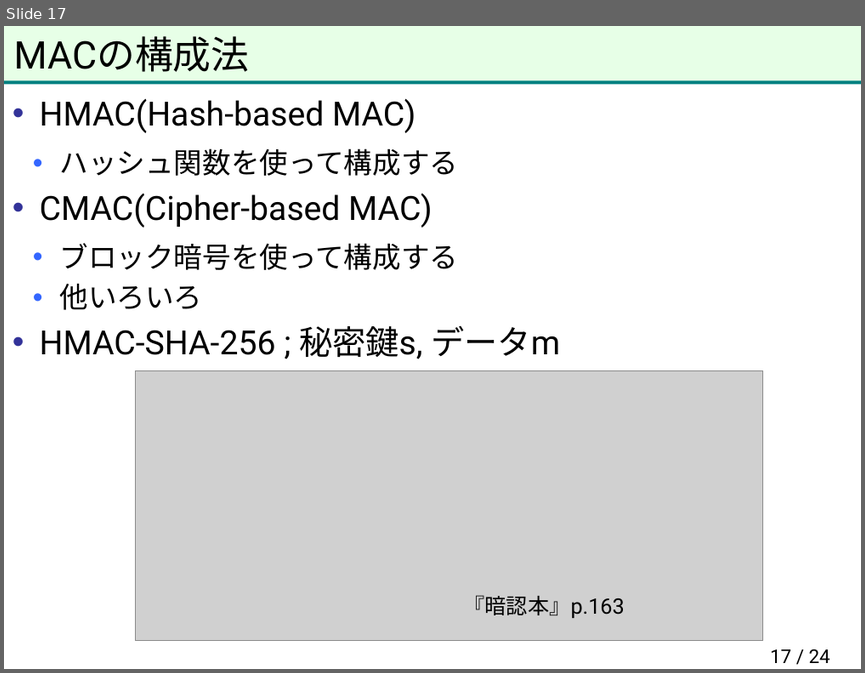
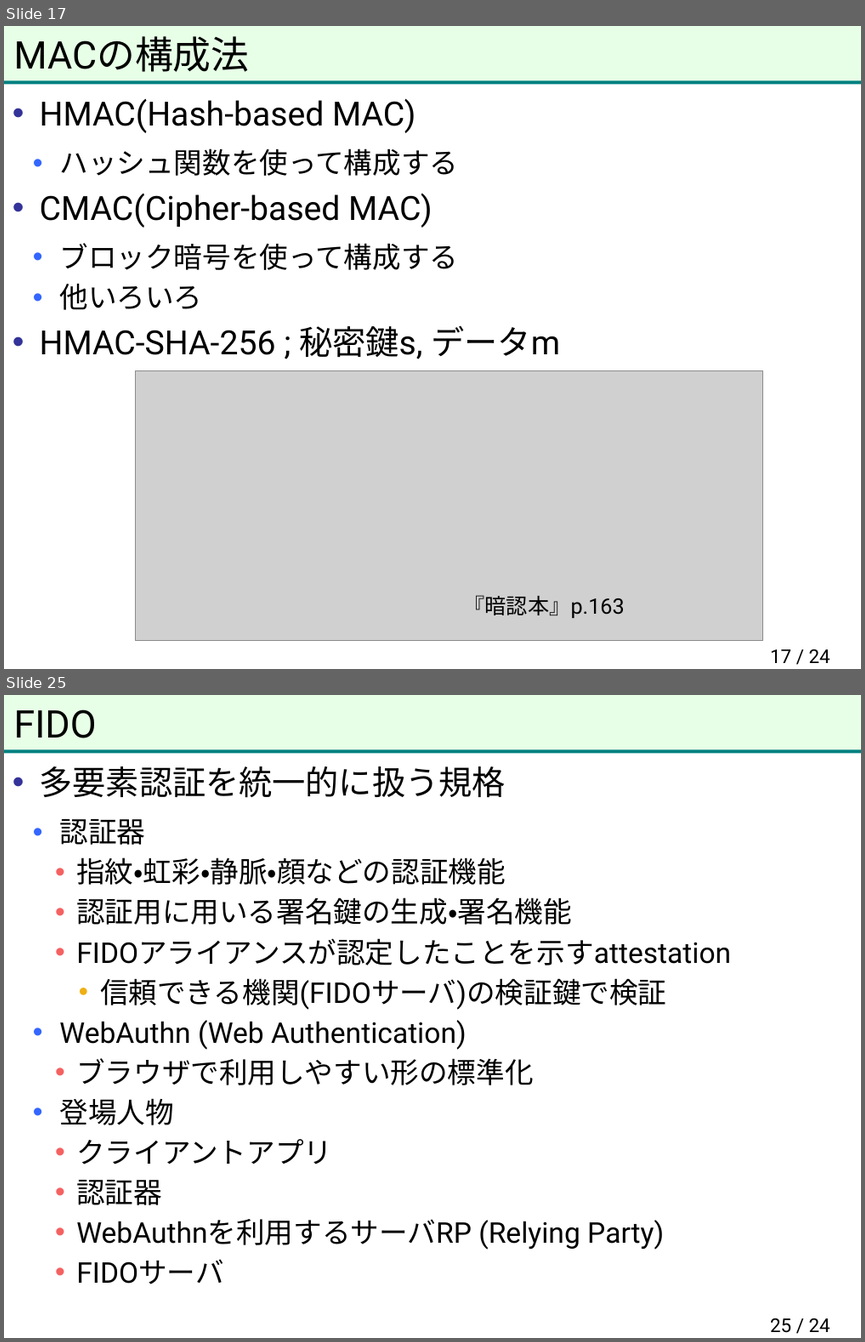
Before and after one commit to herumi/anninbon, a slide deck: lec/anninbon7.pptx. Shown one above the other, each under a label of ours: slide 17 before the commit, slides 17 and 25 after it; the slides between them are not shown. The pictures are 865x673 and 865x1342 pixels, drawn with LibreOffice and Linux fonts; fonts in the diff are those of the drawing; grey boxes stand for pictures; background and template pictures are left out. Boxes give left, top, right and bottom in pixels: in the first picture for what was removed or moved away, otherwise in the second. Text is boxed around its words. In the diff, an @@ line names an element or a change of style, - is before the commit and + after.

Commit message:
add FIDO

```diff
--- a/lec/anninbon7.pptx
+++ b/lec/anninbon7.pptx
@@ slide 25 added at (4, 695, 861, 1338), background #FFFFFF; not listed: 2 template elements that a slide beside it also shows @@
@@ title added at (14, 709, 97, 738), 32 pt, text #000000 @@
+FIDO
@@ text added at (40, 766, 731, 1284), 24 pt, text #000000 @@
+• 多要素認証を統一的に扱う規格
+  • 認証器
+    • 指紋・虹彩・静脈・顔などの認証機能
+    • 認証用に用いる署名鍵の生成・署名機能
+    • FIDOアライアンスが認定したことを示すattestation
+      • 信頼できる機関(FIDOサーバ)の検証鍵で検証
+  • WebAuthn (Web Authentication)
+    • ブラウザで利用しやすい形の標準化
+  • 登場人物
+    • クライアントアプリ
+    • 認証器
+    • WebAuthnを利用するサーバRP (Relying Party)
+    • FIDOサーバ
@@ page number added at (770, 1318, 830, 1333), 16 pt, text #000000 @@
+25 / 24
```
Also in this commit, not shown: 9 other slides added.
